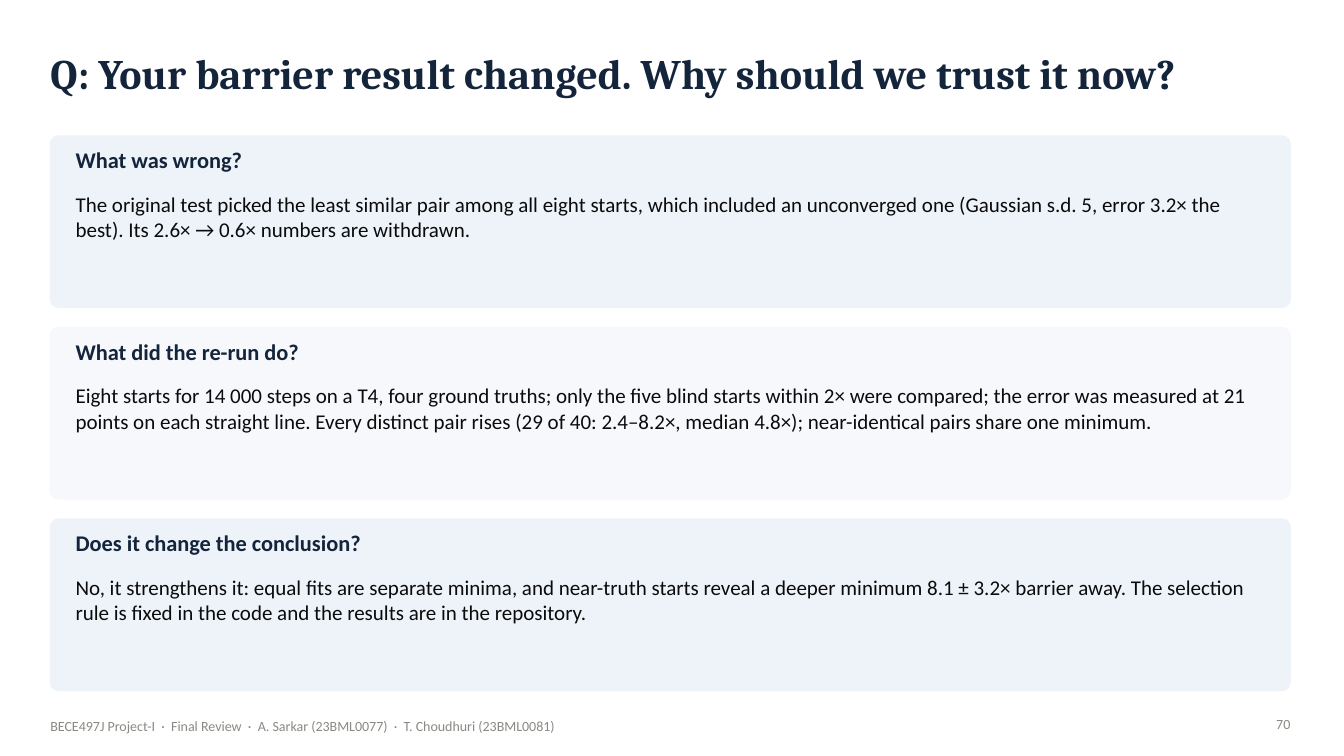
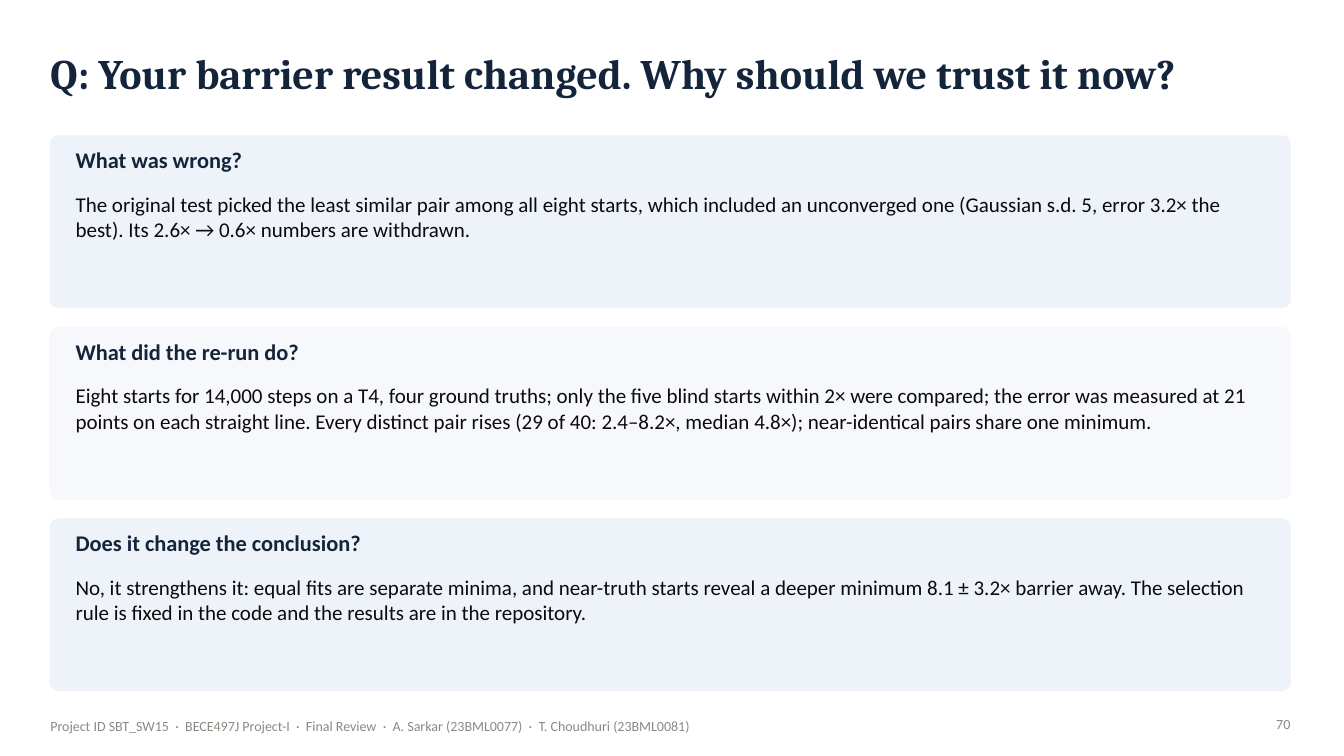
Before and after one commit to Ivxn404/semantic-decoding-tribe-inversion, a slide deck: slide 70 of deck/Final_Sarkar_Choudhuri.pptx. Drawn at 1344x756 pixels with LibreOffice and Linux fonts; fonts in the diff are those of the drawing. Boxes give left, top, right and bottom in pixels: in the first picture for what was removed or moved away, otherwise in the second. Text is boxed around its words. In the diff, an @@ line names an element or a change of style, - is before the commit and + after.

Commit message:
Review III submission files (SBT_SW15): thesis, presentation, poster, 90-s video

```diff
--- a/deck/Final_Sarkar_Choudhuri.pptx
+++ b/deck/Final_Sarkar_Choudhuri.pptx
@@ text at (x1=76, y1=388, x2=1245, y2=433): text changed @@
-Eight starts for 14 000 steps on a T4, four ground truths; only the five blind starts within 2× were compared; the error was measured at 21 points on each straight line. Every distinct pair rises (29 of 40: 2.4–8.2×, median 4.8×); near-identical pairs share one minimum.
+Eight starts for 14,000 steps on a T4, four ground truths; only the five blind starts within 2× were compared; the error was measured at 21 points on each straight line. Every distinct pair rises (29 of 40: 2.4–8.2×, median 4.8×); near-identical pairs share one minimum.
@@ text at (x1=50, y1=721, x2=689, y2=733): text changed @@
-BECE497J Project-I · Final Review · A. Sarkar (23BML0077) · T. Choudhuri (23BML0081)
+Project ID SBT_SW15 · BECE497J Project-I · Final Review · A. Sarkar (23BML0077) · T. Choudhuri (23BML0081)
```
Also in this commit, not shown: 65 other slides changed, 9 other files.
